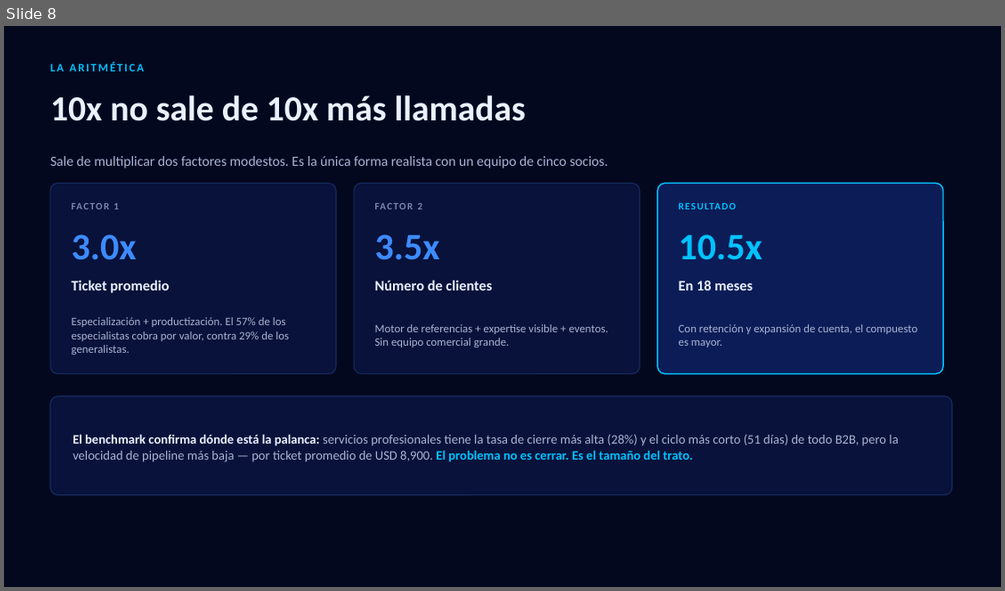
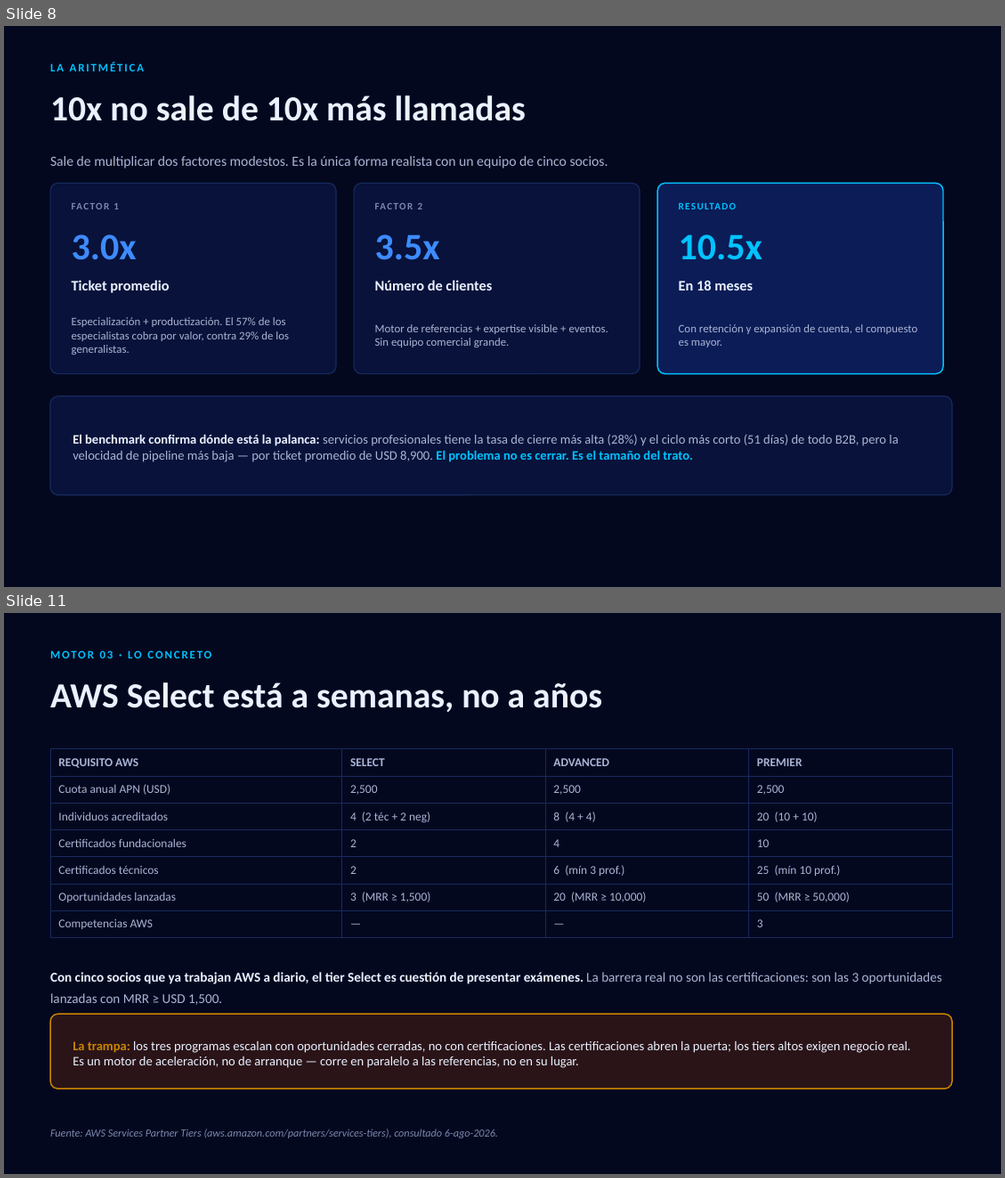
Before and after one commit to datarev-solutions/datarev-diagnostico, a slide deck: docs/plan-crecimiento-datarev.pptx. Shown one above the other, each under a label of ours: slide 8 before the commit, slides 8 and 11 after it; the slides between them are not shown. The pictures are 1005x591 and 1005x1178 pixels, drawn with LibreOffice and Linux fonts; fonts in the diff are those of the drawing. Boxes give left, top, right and bottom in pixels: in the first picture for what was removed or moved away, otherwise in the second. Text is boxed around its words. In the diff, an @@ line names an element or a change of style, - is before the commit and + after.

Commit message:
docs: add cloud partner certification as growth motor #3
Dante flagged the gap: AWS/Microsoft/Google partner programs weren't in the
plan as a growth lever, only buried as a Phase 3 line item. Research shows
AWS Select tier is weeks away (4 accredited individuals, 2 certifications,
USD 2,500/year) and Microsoft's program is free to join with 40 of 100
capability-score points coming from certifications alone — neither needs
existing revenue.

This is the one channel that directly attacks the 94%-shortlist finding:
being in a hyperscaler's partner directory puts DataRev in front of the
vendor's own quota-carrying sellers before a deal exists. Added as motor #3,
moved from Phase 3 to Phase 0 in the roadmap, synced across HTML and PPTX (17
slides now), all visually QA'd via LibreOffice render.

```diff
--- a/docs/plan-crecimiento-datarev.pptx
+++ b/docs/plan-crecimiento-datarev.pptx
@@ slide 11 added at (4,613,1001,1174), background #04081F @@
@@ text added at (50,650,211,658), 11 pt, text #00C2FF, bold @@
+MOTOR 03 · LO CONCRETO
@@ text added at (50,682,602,712), 34 pt, text #EAF1FF, bold @@
+AWS Select está a semanas, no a años
@@ table added at (50,749,952,933), 7 rows, 4 columns @@
+REQUISITO AWS | SELECT | ADVANCED | PREMIER
+Cuota anual APN (USD) | 2,500 | 2,500 | 2,500
+Individuos acreditados | 4 (2 téc + 2 neg) | 8 (4 + 4) | 20 (10 + 10)
+Certificados fundacionales | 2 | 4 | 10
+Certificados técnicos | 2 | 6 (mín 3 prof.) | 25 (mín 10 prof.)
+Oportunidades lanzadas | 3 (MRR ≥ 1,500) | 20 (MRR ≥ 10,000) | 50 (MRR ≥ 50,000)
+Competencias AWS | — | — | 3
@@ text added at (50,972,942,1005), 13 pt, text #AAB4D4 @@
+Con cinco socios que ya trabajan AWS a diario, el tier Select es cuestión de presentar exámenes. La barrera real no son las certificaciones: son las 3 oportunidades lanzadas con MRR ≥ USD 1,500.
@@ rounded rectangle added at (50,1013,952,1088), fill #2A1418, outline #C98500 1.25 pt @@
@@ text added at (73,1041,911,1068), 12.5 pt, text #EAF1FF @@
+La trampa: los tres programas escalan con oportunidades cerradas, no con certificaciones. Las certificaciones abren la puerta; los tiers altos exigen negocio real. Es un motor de aceleración, no de arranque — corre en paralelo a las referencias, no en su lugar.
@@ text added at (50,1128,498,1138), 10.5 pt, text #7B87AD, italic @@
+Fuente: AWS Services Partner Tiers (aws.amazon.com/partners/services-tiers), consultado 6-ago-2026.
```
Also in this commit, not shown: 6 slides changed, 1 other slide added, 2 other files.
